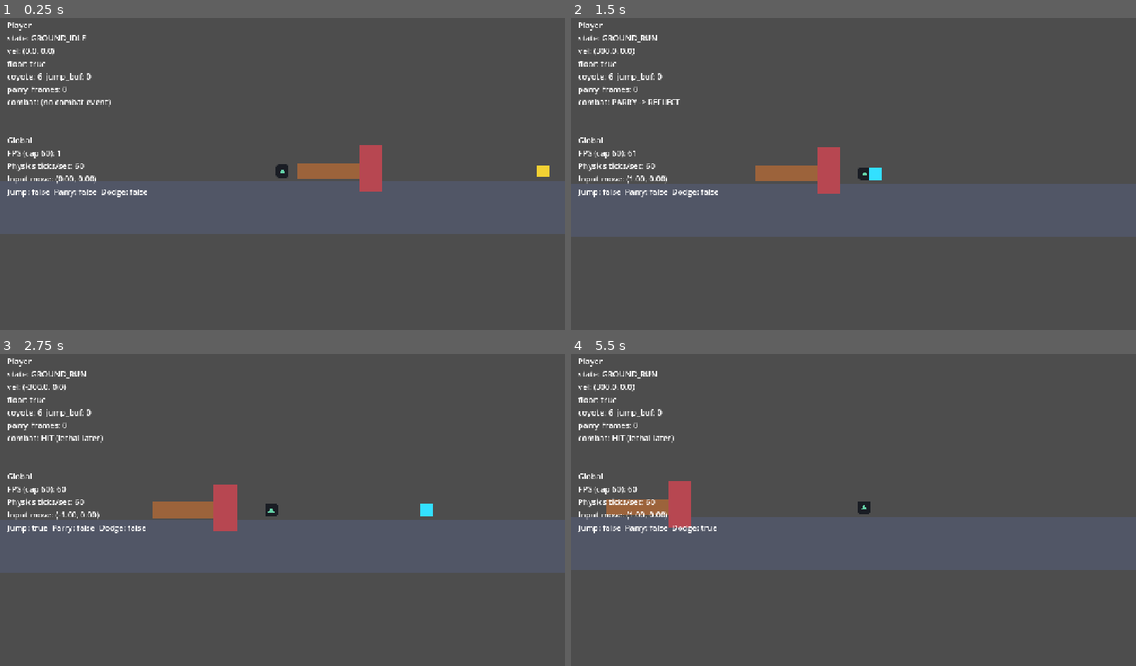
Above: before the commit, frames 1-4 (two rows, left to right).
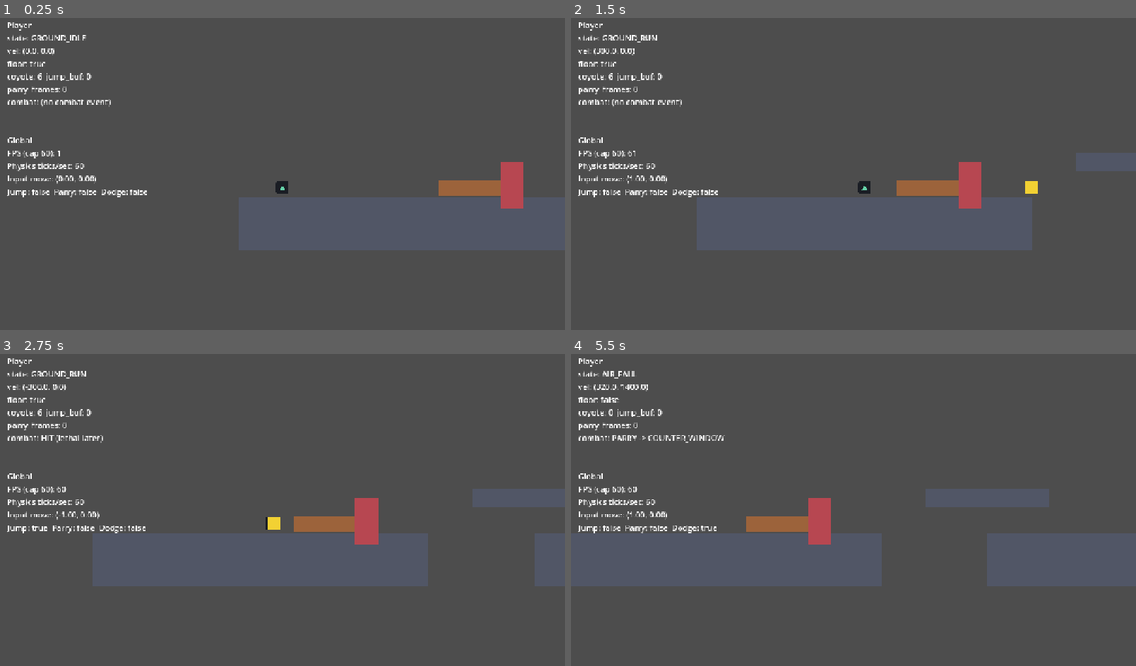
Above: after the commit, the same moments.

Repository: omarelsahy/FTWSA
Game: Godot game, scene res://scenes/levels/vertical_slice.tscn
The game is run twice, just before and just after one commit, with the same random seed, the same clock (stepped at 60 frames per second) and the same inputs. Before the commit the project starts from res://scenes/main.tscn.
Inputs:
- Up to frame 1 (0.25 s): no input
- Up to frame 2 (1.5 s): hold Shift (dodge) 0.53-1.28 s; hold D (move_right) from 0.53 s (still down); tap Space (jump) at 0.77, 1.07 s; tap E (parry) at 0.8, 1.35 s
- Up to frame 3 (2.75 s): tap Space (jump) at 1.52, 1.55, 1.82 s; release D (move_right) at 2.03 s; hold A (move_left) from 2.03 s (still down); hold Space (jump) from 2.03 s (still down); tap Shift (dodge) at 2.3 s
- Up to frame 4 (5.5 s): release A (move_left) at 2.78 s; release Space (jump) at 2.78 s; hold D (move_right) 2.78-4.28 s; tap Shift (dodge) at 2.85, 4.55 s; tap Space (jump) at 3.02, 3.32, 3.77, 3.8, 4.07, 4.52, 4.82 s; tap E (parry) at 3.05, 5.3 s; hold E (parry) 3.53-4.28 s; hold A (move_left) 4.28-5.03 s; tap Z at 4.35 s; hold D (move_right) from 5.03 s (still down); hold Shift (dodge) from 5.03 s (still down)

The runs differ from the first frame. In frame 1, 14% of the frame differs, in the area x 0-100%, y 40-75%; in frame 2, 14%; in frame 3, 14%; in frame 4, 15%, in the area x 0-100%, y 5-75%.

Commit message:
Add vertical slice level, greybox props, mini-boss, and optional explore audio.

Diff:
--- /dev/null
+++ b/autoload/greybox_audio.gd
@@ -0,0 +1,18 @@
+extends Node
+## Plays optional greybox music if `res://assets/audio/explore_loop.ogg` exists (non-positional).
+
+const DEFAULT_EXPLORE := "res://assets/audio/explore_loop.ogg"
+
+var _player: AudioStreamPlayer
+
+
+func _ready() -> void:
+	_player = AudioStreamPlayer.new()
+	_player.name = "GreyboxMusicPlayer"
+	_player.volume_db = -10.0
+	add_child(_player)
+	if ResourceLoader.exists(DEFAULT_EXPLORE):
+		var stream: Resource = load(DEFAULT_EXPLORE)
+		if stream is AudioStream:
+			_player.stream = stream
+			_player.play()
--- a/project.godot
+++ b/project.godot
@@ -12,7 +12,7 @@
 
 config/name="FTWSA"
 config/description="2D sidescroller — movement, parry, lethality (Godot 4)"
-run/main_scene="res://scenes/main.tscn"
+run/main_scene="res://scenes/levels/vertical_slice.tscn"
 config/features=PackedStringArray("4.6", "Forward Plus")
 run/max_fps=60
 config/icon="res://icon.svg"
@@ -20,6 +20,7 @@
 [autoload]
 
 GameInput="*res://autoload/game_input.gd"
+GreyboxAudio="*res://autoload/greybox_audio.gd"
 
 [display]
 
--- /dev/null
+++ b/scenes/enemies/mini_boss.tscn
@@ -0,0 +1,55 @@
+[gd_scene load_steps=5 format=3]
+
+[ext_resource type="Script" path="res://scripts/combat/hit_source.gd" id="1_hit"]
+
+[sub_resource type="RectangleShape2D" id="RectangleShape2D_jab"]
+size = Vector2(112, 34)
+
+[sub_resource type="RectangleShape2D" id="RectangleShape2D_slam"]
+size = Vector2(380, 56)
+
+[node name="MiniBoss" type="Node2D"]
+
+[node name="BodyVisual" type="Polygon2D" parent="."]
+z_index = -1
+position = Vector2(0, -8)
+color = Color(0.45, 0.22, 0.55, 1)
+polygon = PackedVector2Array(-42, -72, 42, -72, 52, 72, -52, 72)
+
+[node name="Jab" type="Area2D" parent="."]
+position = Vector2(72, -4)
+script = ExtResource("1_hit")
+startup_frames = 20
+active_frames = 5
+recovery_frames = 26
+parry_policy = 0
+outcome_on_parry = 2
+loop_attack = true
+defer_begin_frames = 0
+
+[node name="CollisionShape2D" type="CollisionShape2D" parent="Jab"]
+shape = SubResource("RectangleShape2D_jab")
+
+[node name="SwingVisual" type="Polygon2D" parent="Jab"]
+z_index = -1
+color = Color(1, 0.55, 0.2, 0.42)
+polygon = PackedVector2Array(-56, -17, 56, -17, 56, 17, -56, 17)
+
+[node name="Slam" type="Area2D" parent="."]
+position = Vector2(-120, 28)
+script = ExtResource("1_hit")
+startup_frames = 96
+active_frames = 5
+recovery_frames = 56
+parry_policy = 1
+outcome_on_parry = 0
+loop_attack = true
+defer_begin_frames = 120
+
+[node name="CollisionShape2D" type="CollisionShape2D" parent="Slam"]
+shape = SubResource("RectangleShape2D_slam")
+
+[node name="SwingVisual" type="Polygon2D" parent="Slam"]
+z_index = -1
+color = Color(0.85, 0.12, 0.15, 0.55)
+polygon = PackedVector2Array(-190, -28, 190, -28, 190, 28, -190, 28)
--- /dev/null
+++ b/scenes/levels/vertical_slice.tscn
@@ -0,0 +1,49 @@
+[gd_scene load_steps=7 format=3]
+
+[ext_resource type="Script" path="res://scripts/main.gd" id="1_main"]
+[ext_resource type="PackedScene" path="res://scenes/player/player.tscn" id="2_player"]
+[ext_resource type="PackedScene" path="res://scenes/enemies/melee_test.tscn" id="3_melee"]
+[ext_resource type="PackedScene" path="res://scenes/enemies/projectile_test.tscn" id="4_proj"]
+[ext_resource type="PackedScene" path="res://scenes/enemies/mini_boss.tscn" id="5_boss"]
+[ext_resource type="PackedScene" path="res://scenes/props/greybox_platform.tscn" id="6_plat"]
+
+[node name="Main" type="Node2D"]
+script = ExtResource("1_main")
+
+[node name="World" type="Node2D" parent="."]
+
+[node name="PlatformStart" parent="World" instance=ExtResource("6_plat")]
+platform_size = Vector2(760, 120)
+position = Vector2(380, 660)
+
+[node name="PlatformLedge" parent="World" instance=ExtResource("6_plat")]
+platform_size = Vector2(280, 40)
+position = Vector2(1000, 520)
+
+[node name="PlatformMid" parent="World" instance=ExtResource("6_plat")]
+platform_size = Vector2(900, 120)
+position = Vector2(1450, 660)
+
+[node name="PlatformArena" parent="World" instance=ExtResource("6_plat")]
+platform_size = Vector2(2400, 120)
+position = Vector2(3100, 660)
+
+[node name="Player" parent="World" instance=ExtResource("2_player")]
+position = Vector2(100, 578)
+
+[node name="MeleeTest" parent="World" instance=ExtResource("3_melee")]
+position = Vector2(620, 578)
+
+[node name="ProjectileTest" parent="World" instance=ExtResource("4_proj")]
+position = Vector2(1180, 578)
+
+[node name="MiniBoss" parent="World" instance=ExtResource("5_boss")]
+position = Vector2(3100, 578)
+
+[node name="UI" type="CanvasLayer" parent="."]
+
+[node name="DebugLabel" type="Label" parent="UI"]
+offset_left = 16.0
+offset_top = 16.0
+theme_override_font_sizes/font_size = 18
+text = "FTWSA"
--- /dev/null
+++ b/scenes/props/greybox_platform.tscn
@@ -0,0 +1,14 @@
+[gd_scene load_steps=2 format=3]
+
+[ext_resource type="Script" path="res://scripts/props/greybox_platform.gd" id="1_script"]
+
+[node name="GreyboxPlatform" type="StaticBody2D"]
+collision_layer = 1
+collision_mask = 2
+script = ExtResource("1_script")
+
+[node name="CollisionShape2D" type="CollisionShape2D" parent="."]
+
+[node name="Polygon2D" type="Polygon2D" parent="."]
+z_index = -2
+color = Color(0.32, 0.34, 0.4, 1)
--- a/scripts/combat/hit_source.gd
+++ b/scripts/combat/hit_source.gd
@@ -24,21 +24,38 @@
 ## After REFLECT, set this `Polygon2D` node's fill color (empty name = skip).
 @export var reflect_visual_polygon_name: StringName = &"BoltVisual"
 @export var reflected_visual_color: Color = Color(0.2, 0.88, 1.0, 1.0)
+## Wait this many physics frames before the first startup phase (boss pacing / staggered attacks).
+@export var defer_begin_frames: int = 0
 
 var _phase: Phase = Phase.STARTUP
 var _phase_frames_left: int = 0
 var _parry_consumed: bool = false
 var _reflect_parry_cooldown: int = 0
+var _waiting_first_begin: bool = false
+var _defer_begin_remaining: int = 0
 
 
 func _ready() -> void:
 	monitoring = false
 	collision_layer = 4 ## enemy_attack (project layer_3)
 	collision_mask = 0
-	_begin_startup()
+	if defer_begin_frames > 0:
+		_waiting_first_begin = true
+		_defer_begin_remaining = defer_begin_frames
+	else:
+		_waiting_first_begin = false
+		_begin_startup()
 
 
 func _physics_process(delta: float) -> void:
+	if _waiting_first_begin:
+		if _defer_begin_remaining > 0:
+			_defer_begin_remaining -= 1
+		if _defer_begin_remaining == 0:
+			_begin_startup()
+			_waiting_first_begin = false
+		return
+
 	if travel_velocity.length_squared() > 0.0001:
 		global_position += travel_velocity * delta
 
--- a/scripts/main.gd
+++ b/scripts/main.gd
@@ -6,7 +6,14 @@
 
 
 func _ready() -> void:
-	_debug.text = "FTWSA — move with stick/D-pad or A/D; Space jump; E / RB parry; Shift/Z dodge"
+	var path := ""
+	var sc := get_tree().current_scene
+	if sc != null:
+		path = sc.scene_file_path
+	if path.ends_with("vertical_slice.tscn"):
+		_debug.text = "Vertical slice — gaps + ledge → parry drills → boss arena (jab + long UNPARRYABLE slam). E / RB parry."
+	else:
+		_debug.text = "FTWSA — move with stick/D-pad or A/D; Space jump; E / RB parry; Shift/Z dodge"
 
 
 func _process(_delta: float) -> void:
--- a/scripts/player/player.gd
+++ b/scripts/player/player.gd
@@ -14,6 +14,10 @@
 @export var config: MovementConfig
 @export var parry_window_frames: int = 7
 @export var counter_window_frames: int = 48
+@export var camera_limit_left: int = -800
+@export var camera_limit_right: int = 4400
+@export var camera_limit_top: int = -600
+@export var camera_limit_bottom: int = 900
 
 var _coyote_frames_left: int = 0
 var _jump_buffer_frames_left: int = 0
@@ -47,6 +51,12 @@
 	_parry_box.monitorable = true
 	_parry_box.monitoring = true
 	_parry_shape.disabled = true
+
+	var cam := $Camera2D as Camera2D
+	cam.limit_left = camera_limit_left
+	cam.limit_right = camera_limit_right
+	cam.limit_top = camera_limit_top
+	cam.limit_bottom = camera_limit_bottom
 
 
 func _physics_process(delta: float) -> void:
--- /dev/null
+++ b/scripts/props/greybox_platform.gd
@@ -0,0 +1,15 @@
+extends StaticBody2D
+## Greybox floor segment; collision + fill match `platform_size`.
+
+@export var platform_size: Vector2 = Vector2(640, 120)
+
+
+func _ready() -> void:
+	var rect := RectangleShape2D.new()
+	rect.size = platform_size
+	$CollisionShape2D.shape = rect
+	var hx := platform_size.x * 0.5
+	var hy := platform_size.y * 0.5
+	$Polygon2D.polygon = PackedVector2Array(
+		[Vector2(-hx, -hy), Vector2(hx, -hy), Vector2(hx, hy), Vector2(-hx, hy)]
+	)
Not shown, added: assets/audio/README.txt
